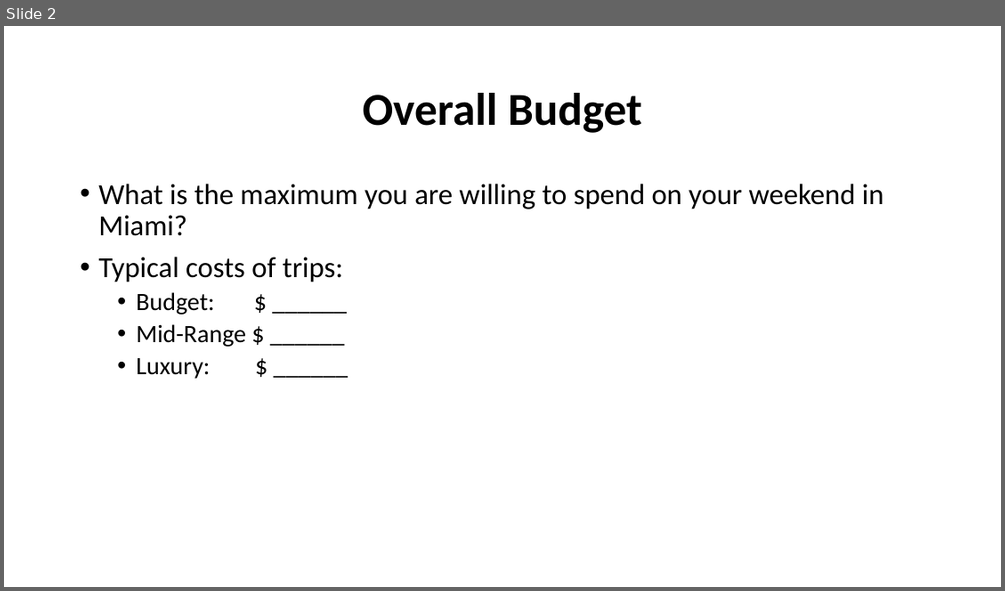
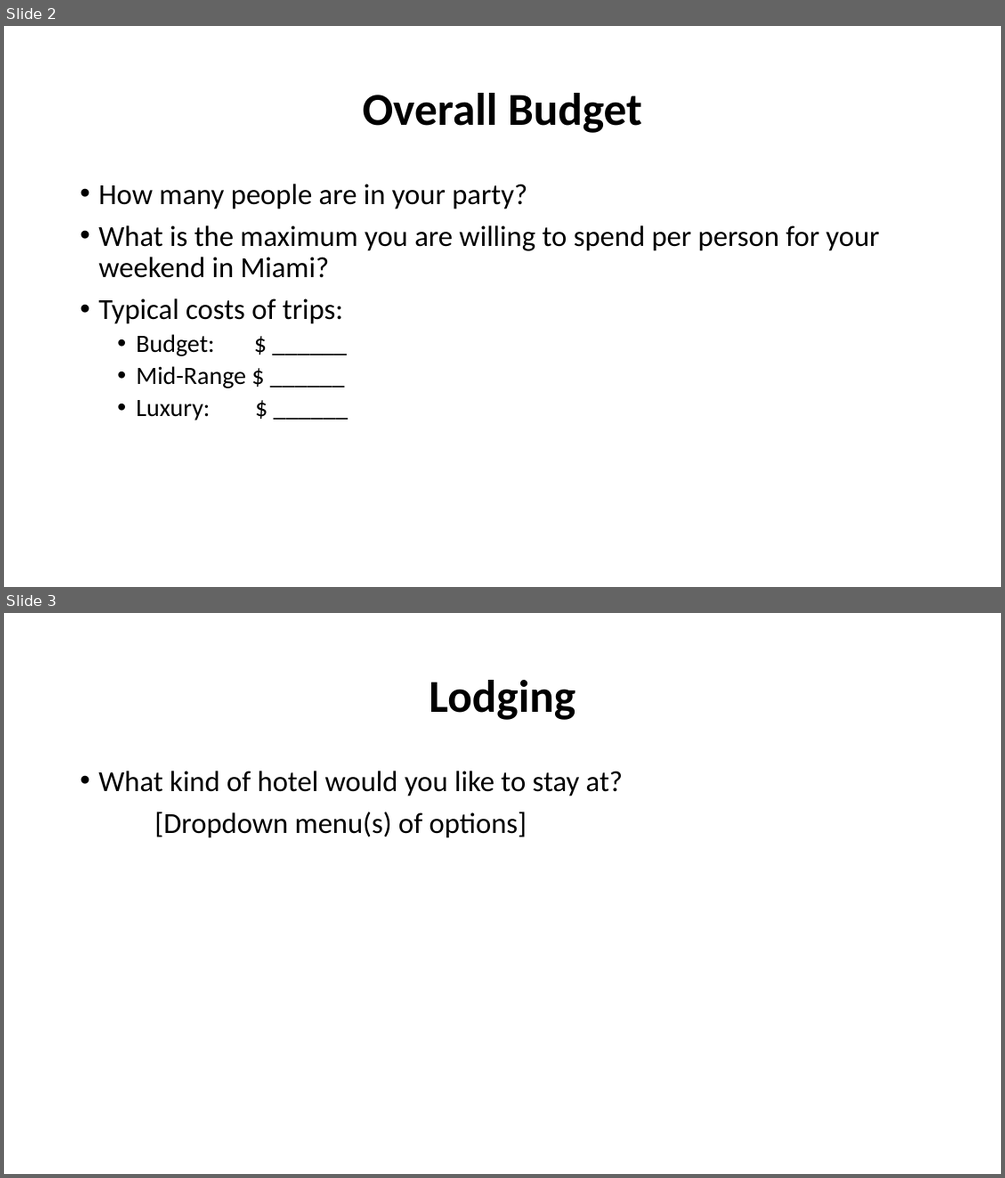
Before and after one commit to rath1363/team1, a slide deck: mockup.pptx. Shown one above the other, each under a label of ours: slide 2 before the commit, slides 2 and 3 after it. The pictures are 1005x591 and 1005x1178 pixels, drawn with LibreOffice and Linux fonts; fonts in the diff are those of the drawing. Boxes give left, top, right and bottom in pixels: in the first picture for what was removed or moved away, otherwise in the second. Text is boxed around its words. In the diff, an @@ line names an element or a change of style, - is before the commit and + after.

```diff
--- a/mockup.pptx
+++ b/mockup.pptx
@@ slide 3 added at [4,613,1001,1174], background #FFFFFF @@
@@ title added at [429,680,575,720], 44 pt, text #000000, bold @@
+Lodging
@@ text added at [98,771,623,838], 28 pt, text #000000 @@
+• What kind of hotel would you like to stay at?
+[Dropdown menu(s) of options]
@@ slide 2 changed as well @@
@@ text at [98,184,879,278]: text changed @@
-• What is the maximum you are willing to spend on your weekend in Miami?
+• How many people are in your party?
+• What is the maximum you are willing to spend per person for your weekend in Miami?
```
Also in this commit, not shown: 4 other slides changed, 4 other slides added, 1 slide removed.
